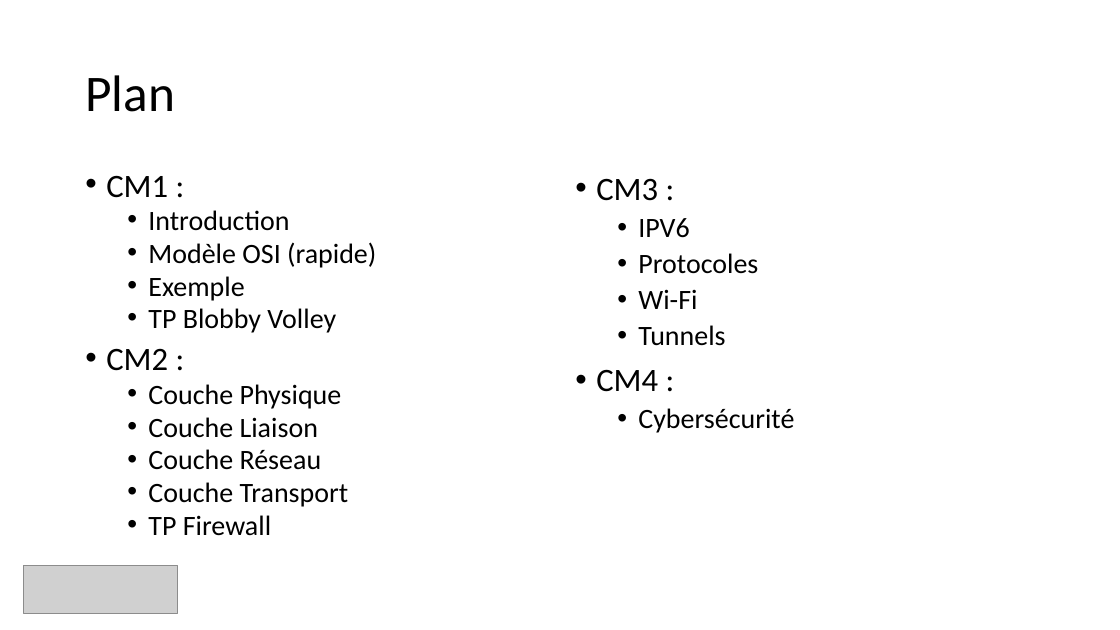
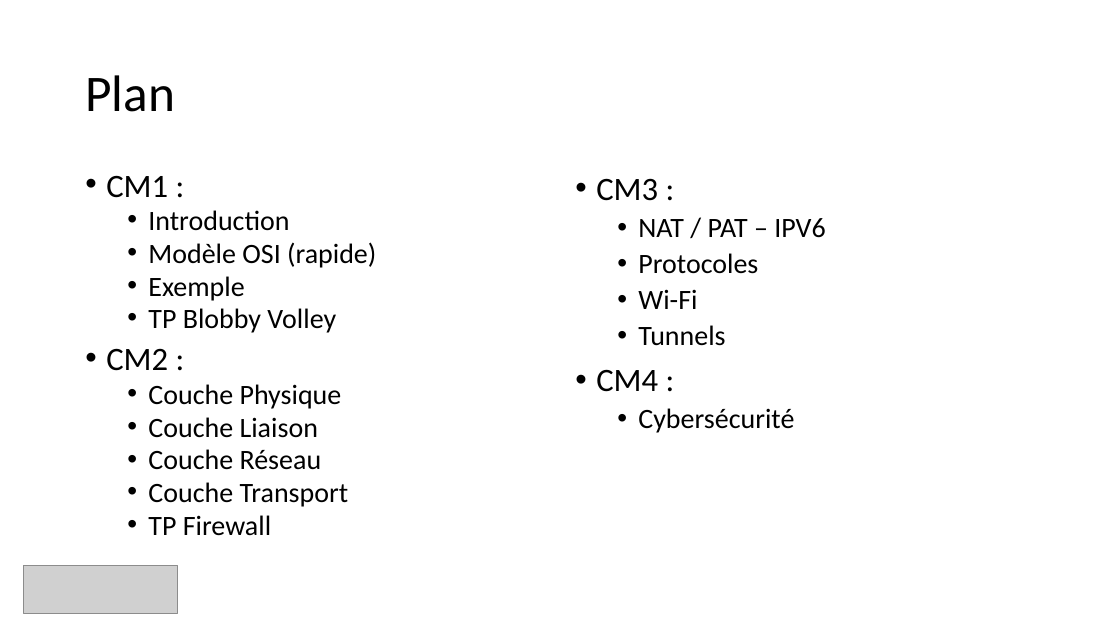
Before and after one commit to guillaume-rico/reseaux_informatiques, a slide deck: slide 2 of 01_CM/CM3 Réseaux Informatiques.pptx. Drawn at 1120x630 pixels with LibreOffice and Linux fonts; fonts in the diff are those of the drawing; grey boxes stand for pictures. Boxes give left, top, right and bottom in pixels: in the first picture for what was removed or moved away, otherwise in the second. Text is boxed around its words. In the diff, an @@ line names an element or a change of style, - is before the commit and + after.

```diff
--- a/01_CM/CM3 Réseaux Informatiques.pptx
+++ b/01_CM/CM3 Réseaux Informatiques.pptx
@@ text at (x1=638, y1=218, x2=825, y2=238): text changed @@
-  • IPV6
+  • NAT / PAT – IPV6
```
Also in this commit, not shown: 8 other slides changed, 8 slides added, 1 slide removed, 2 other files.
